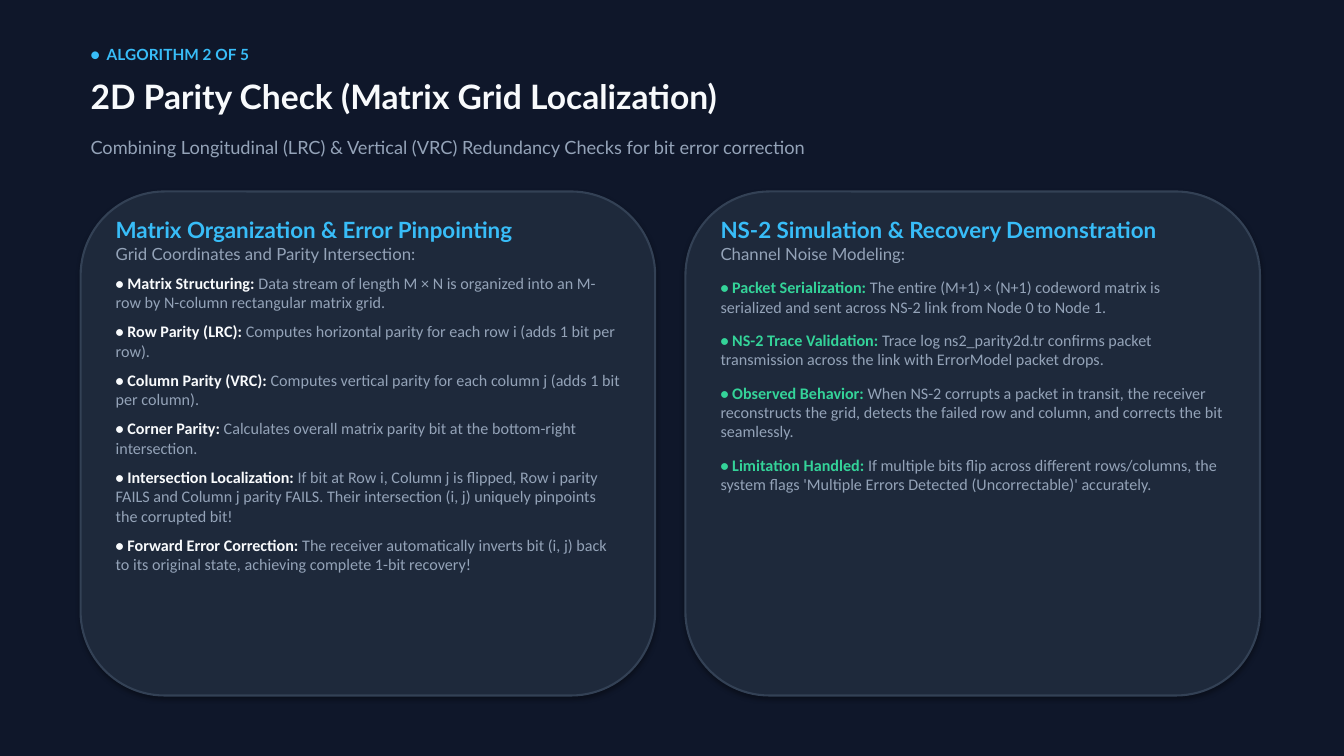
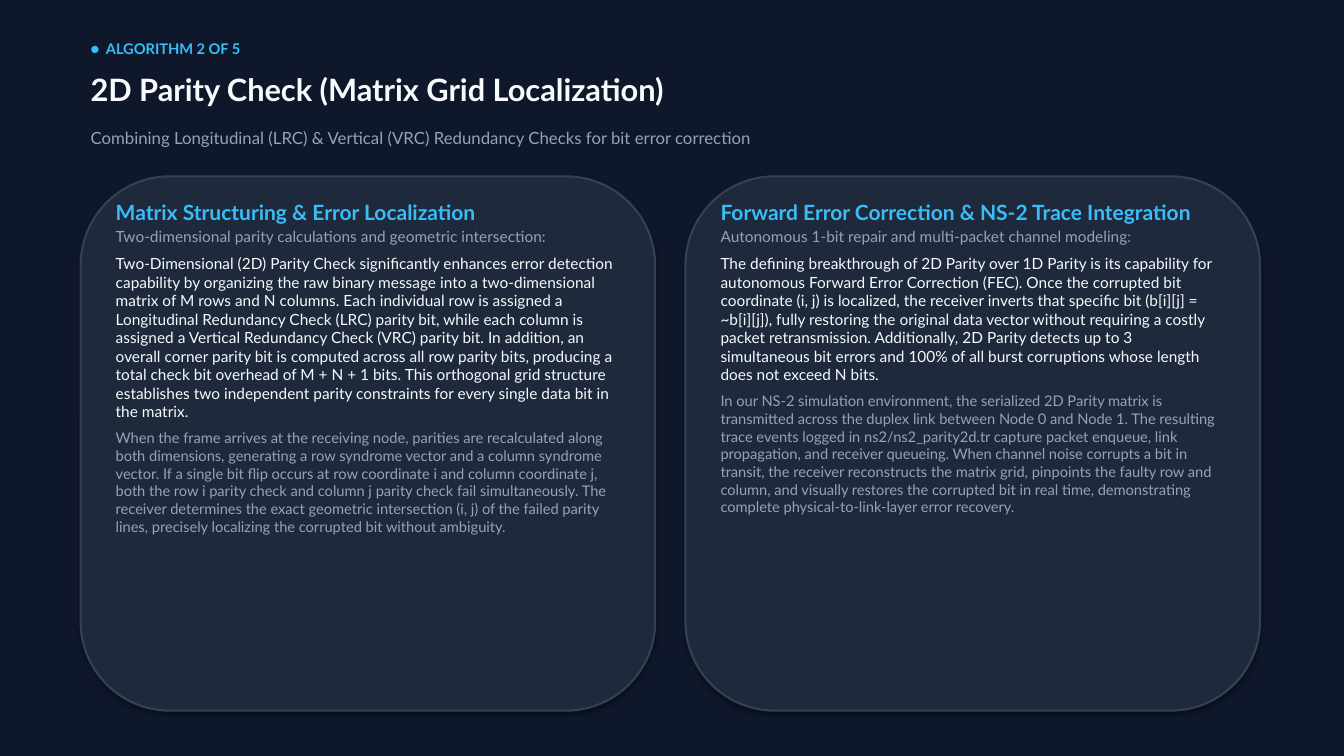
Before and after one commit to Amanyadav201205/errordetection, a slide deck: slide 5 of Error_Detection_and_Correction_Presentation.pptx. Drawn at 1344x756 pixels with LibreOffice and Linux fonts; fonts in the diff are those of the drawing. Boxes give left, top, right and bottom in pixels: in the first picture for what was removed or moved away, otherwise in the second. Text is boxed around its words. In the diff, an @@ line names an element or a change of style, - is before the commit and + after.

Commit message:
Update presentation with comprehensive, in-depth paragraph explanations across all 12 slides and NS-2 integration

```diff
--- a/Error_Detection_and_Correction_Presentation.pptx
+++ b/Error_Detection_and_Correction_Presentation.pptx
@@ text "● ALGORITHM 2 OF 5" at (106,43,241,54): size 11 to 10.5 pt @@
@@ text "2D Parity Check (Matrix Grid ..." at (91,77,664,106): size 24 to 22 pt @@
@@ text "Combining Longitudinal (LRC) & Vertical ...": place and size @@
-text "Combining Longitudinal (LRC) & Vertical ..." at (91,140,805,158)
+text "Combining Longitudinal (LRC) & Vertical ..." at (91,131,750,147)
@@ text "Combining Longitudinal (LRC) & Vertical ..." at (91,131,750,147): size 13 to 12 pt @@
@@ rounded rectangle: place and size @@
-rounded rectangle at (81,192,655,696)
+rounded rectangle at (81,176,655,711)
@@ rounded rectangle: place and size @@
-rounded rectangle at (686,192,1260,696)
+rounded rectangle at (686,176,1260,711)
@@ text at (116,204,613,535): text changed; size 11.5 to 11 pt; font Calibri to Lato; text colour #94A3B8 to #F8FAFC @@
-Matrix Organization & Error Pinpointing
-Grid Coordinates and Parity Intersection:
-• Matrix Structuring: Data stream of length M × N is organized into an M-row by N-column rectangular matrix grid.
-• Row Parity (LRC): Computes horizontal parity for each row i (adds 1 bit per row).
-• Column Parity (VRC): Computes vertical parity for each column j (adds 1 bit per column).
-• Corner Parity: Calculates overall matrix parity bit at the bottom-right intersection.
-• Intersection Localization: If bit at Row i, Column j is flipped, Row i parity FAILS and Column j parity FAILS. Their intersection (i, j) uniquely pinpoints the corrupted bit!
-• Forward Error Correction: The receiver automatically inverts bit (i, j) back to its original state, achieving complete 1-bit recovery!
+Matrix Structuring & Error Localization
+Two-dimensional parity calculations and geometric intersection:
+Two-Dimensional (2D) Parity Check significantly enhances error detection capability by organizing the raw binary message into a two-dimensional matrix of M rows and N columns. Each individual row is assigned a Longitudinal Redundancy Check (LRC) parity bit, while each column is assigned a Vertical Redundancy Check (VRC) parity bit. In addition, an overall corner parity bit is computed across all row parity bits, producing a total check bit overhead of M + N + 1 bits. This orthogonal grid structure establishes two independent parity constraints for every single data bit in the matrix.
+When the frame arrives at the receiving node, parities are recalculated along both dimensions, generating a row syndrome vector and a column syndrome vector. If a single bit flip occurs at row coordinate i and column coordinate j, both the row i parity check and column j parity check fail simultaneously. The receiver determines the exact geometric intersection (i, j) of the failed parity lines, precisely localizing the corrupted bit without ambiguity.
@@ text at (721,204,1214,515): text changed; size 11.5 to 11 pt; font Calibri to Lato @@
-NS-2 Simulation & Recovery Demonstration
-Channel Noise Modeling:
-• Packet Serialization: The entire (M+1) × (N+1) codeword matrix is serialized and sent across NS-2 link from Node 0 to Node 1.
-• NS-2 Trace Validation: Trace log ns2_parity2d.tr confirms packet transmission across the link with ErrorModel packet drops.
-• Observed Behavior: When NS-2 corrupts a packet in transit, the receiver reconstructs the grid, detects the failed row and column, and corrects the bit seamlessly.
-• Limitation Handled: If multiple bits flip across different rows/columns, the system flags 'Multiple Errors Detected (Uncorrectable)' accurately.
+Forward Error Correction & NS-2 Trace Integration
+Autonomous 1-bit repair and multi-packet channel modeling:
+The defining breakthrough of 2D Parity over 1D Parity is its capability for autonomous Forward Error Correction (FEC). Once the corrupted bit coordinate (i, j) is localized, the receiver inverts that specific bit (b[i][j] = ~b[i][j]), fully restoring the original data vector without requiring a costly packet retransmission. Additionally, 2D Parity detects up to 3 simultaneous bit errors and 100% of all burst corruptions whose length does not exceed N bits.
+In our NS-2 simulation environment, the serialized 2D Parity matrix is transmitted across the duplex link between Node 0 and Node 1. The resulting trace events logged in ns2/ns2_parity2d.tr capture packet enqueue, link propagation, and receiver queueing. When channel noise corrupts a bit in transit, the receiver reconstructs the matrix grid, pinpoints the faulty row and column, and visually restores the corrupted bit in real time, demonstrating complete physical-to-link-layer error recovery.
```
Also in this commit, not shown: 10 other slides changed, 1 slide added, 1 slide removed, 4 other files.
